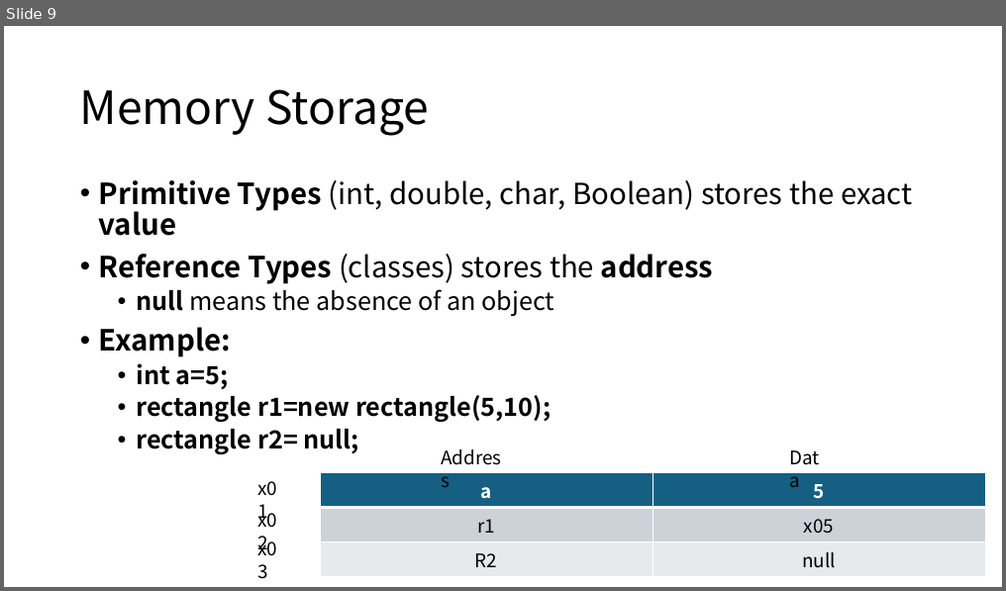
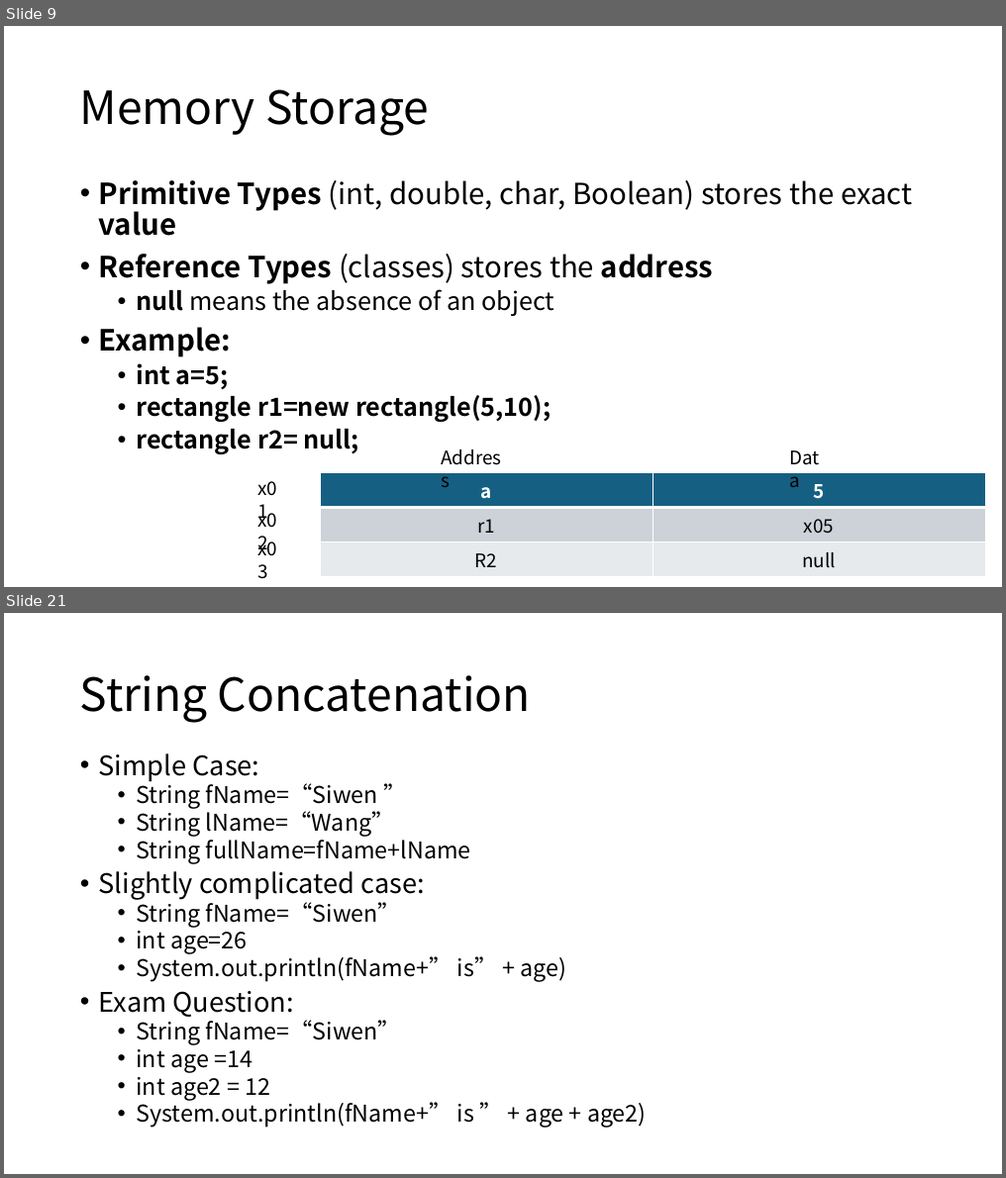
Before and after one commit to siw028/siwen.github.io, a slide deck: files/APCSA/Unit2.pptx. Shown one above the other, each under a label of ours: slide 9 before the commit, slides 9 and 21 after it; the slides between them are not shown. The pictures are 1006x591 and 1006x1178 pixels, drawn with LibreOffice and Linux fonts; fonts in the diff are those of the drawing. Boxes give left, top, right and bottom in pixels: in the first picture for what was removed or moved away, otherwise in the second. Text is boxed around its words. In the diff, an @@ line names an element or a change of style, - is before the commit and + after.

```diff
--- a/files/APCSA/Unit2.pptx
+++ b/files/APCSA/Unit2.pptx
@@ slide 21 added at bbox=[4, 613, 1002, 1174], background #FFFFFF @@
@@ title added at bbox=[80, 675, 531, 723], 44 pt, text #000000 @@
+String Concatenation
@@ text added at bbox=[99, 754, 647, 1128], 22.2 pt, text #000000 @@
+• Simple Case:
+  • String fName=“Siwen ”
+  • String lName=“Wang”
+  • String fullName=fName+lName
+• Slightly complicated case:
+  • String fName=“Siwen”
+  • int age=26
+  • System.out.println(fName+” is” + age)
+• Exam Question:
+  • String fName=“Siwen”
+  • int age =14
+  • int age2 = 12
+  • System.out.println(fName+” is ” + age + age2)
```
Also in this commit, not shown: 24 other slides added.
